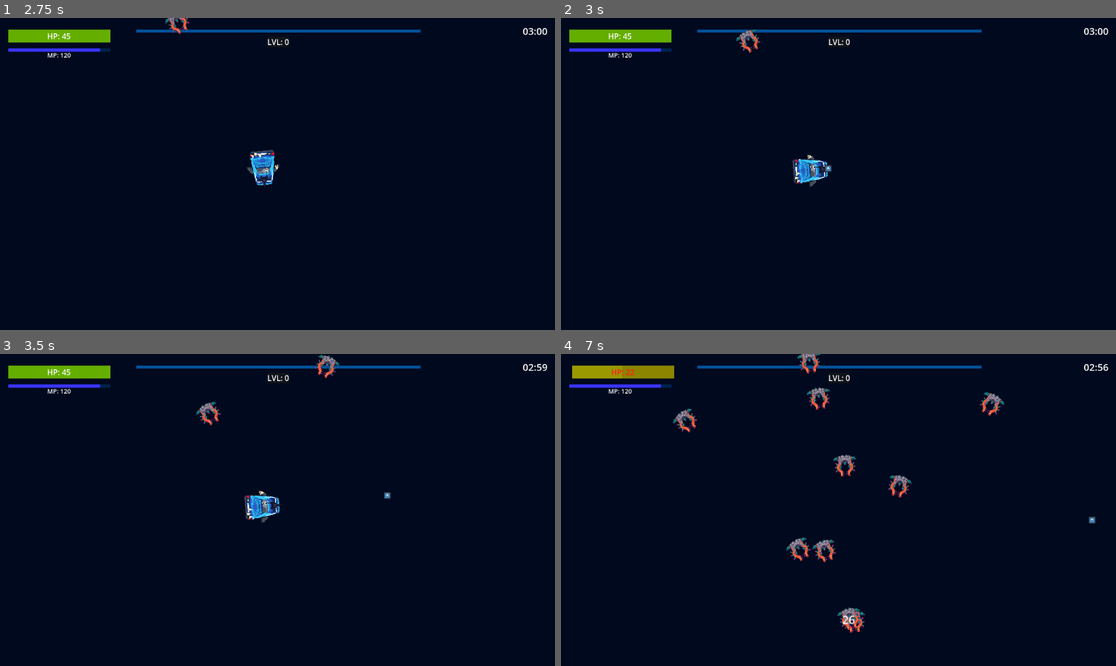
Above: before the commit, frames 1-4 (two rows, left to right).
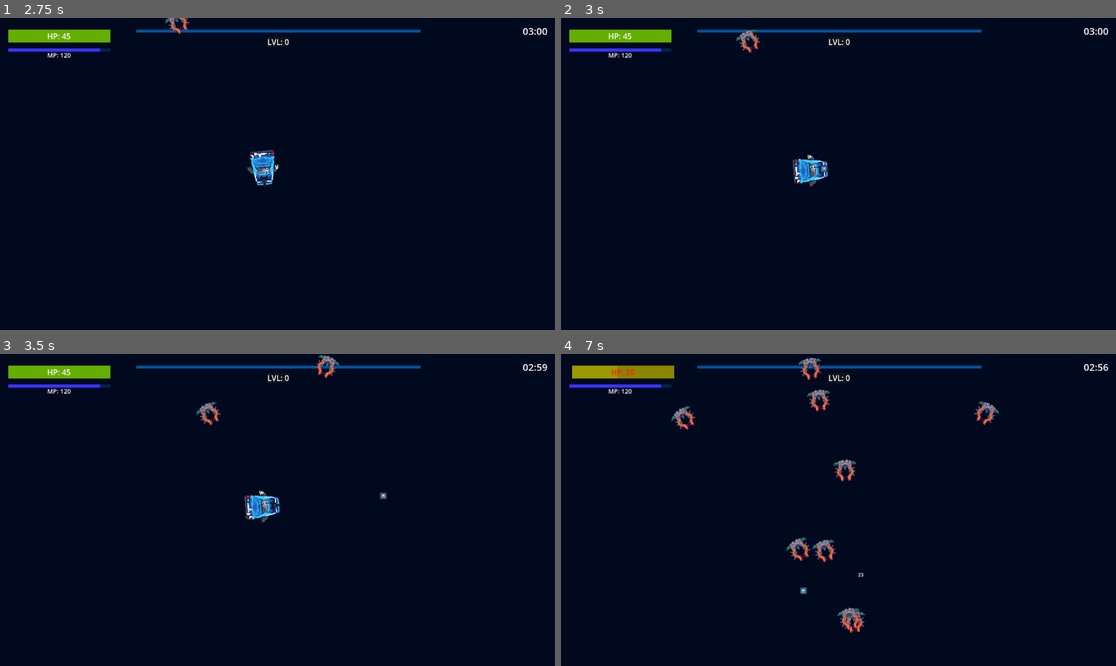
Above: after the commit, the same moments.

Repository: bkerz/VoidShips
Game: Godot game, scene res://Scenes/GUI_UI/MainUI/mainMenu.tscn
Same seed, same stepped clock (60 frames per second), same inputs: the game is played once before the commit and once after it. The engine's default icon, where the game draws it, is replaced by a stand-in: a white triangle on a blue panel in a dark square.
Inputs (mouse positions are in pixels of both pictures, inside the frame that each line leads up to):
- Up to frame 1 (2.75 s): click "Jugar" at 0.5 s; click "Max (Melee)" at 1.25 s; click "Ir al Mundo" at 2 s
- Up to frame 2 (3 s): tap Enter at 2.75 s; move the mouse to (960, 158) at 2.77 s; tap A (A) at 2.85 s; click (960, 158) at 2.92 s
- Up to frame 3 (3.5 s): tap D (D) at 3.05 s
- Up to frame 4 (7 s): move the mouse to (727, 525) at 3.52 s; tap D (D) at 3.6, 6.05, 6.6 s; click (727, 525) at 3.67 s; tap S (S) at 3.8, 4.35, 6.8 s; move the mouse to (894, 441) at 4.27 s; press the mouse at (894, 441) at 4.28 s; move the mouse to (810, 572) at 5.02 s; release the mouse at (810, 572) at 5.03 s; click (810, 572) at 5.1 s; tap A (A) at 5.3, 5.85 s; move the mouse to (1005, 556) at 5.77 s; click (1005, 556) at 5.92 s; move the mouse to (672, 463) at 6.52 s; click (672, 463) at 6.67 s

Frame 1 is identical in both runs. In frame 2, less than 0.1% of the frame differs, in the area x 46-49%, y 46-50%; in frame 3, less than 0.1%; in frame 4, 1.3%, in the area x 12-97%, y 0-87%.

Commit message:
Cree un sistema de hold_Shoot

Diff:
--- a/Scenes/Players/Max´s/MaxPlayerScript.gd
+++ b/Scenes/Players/Max´s/MaxPlayerScript.gd
@@ -14,6 +14,8 @@
 var speed = 400
 
 #Variables Booleans
+var holdLeftClick= false
+var coolDownLeftClick= false
 var activateKnockBack= false
 var posibleKnockBack= true
 
@@ -25,9 +27,15 @@
 #Detecta si se esta moviendo usando W/A/S/D como referencia
 func _input(event):
 	var input_direction = Input.get_vector("A","D","W","S")
+
+	#Detecta si se clickeo el boton izquierdo del mouse
 	if event is InputEventMouseButton and event.is_action_pressed("ui_Mouse_Left"):
-		get_tree().call_group("hudButtonsDetectNormalAttack","reflex")
-		shootBullet()
+		#si es asi, activa la vandera de que se esta manteniendo
+		holdLeftClick= true
+	if event is InputEventMouseButton and event.is_action_released("ui_Mouse_Left"):
+		#si se desclickea el boton izquierdo, baja esa bandera para indicar que
+		#dejo de mantenerse
+		holdLeftClick= false
 	#Le paso la posicion del player
 	GLOBALMANAGER.posicionGlobalPersonaje = global_position
 	velocity = input_direction * speed
@@ -36,6 +44,14 @@
 	rotarNavePuntero()
 	$areaDeAtaqueRange.look_at(get_global_mouse_position())
 	_input(input_event)
+	#detecta si se mantiene el click izquierdo y si el cooldown de disparo se
+	#terminó
+	if holdLeftClick == true and coolDownLeftClick == false:
+		shootBullet()
+		#se activa del cooldown indicando que se esta enfriando para el siguiente
+		#disparo
+		coolDownLeftClick= true
+		$coolDownLeftClick.start()
 	if activateKnockBack== true and posibleKnockBack== true:
 		aplicate_KnockBack()
 	else:
@@ -62,6 +78,9 @@
 	bulletInstance.minDamage= ataqueMinimo
 	bulletInstance.position= $".".position
 	get_parent().add_child(bulletInstance)
+func _on_cool_down_left_click_timeout():
+	#Termina el cooldown de el disparo
+	coolDownLeftClick= false
 
 #Le doy al personaje un KCOKBACK del enemigo
 func knockBackTake(enemyPosition):
--- a/Scenes/Players/Max´s/max_player.tscn
+++ b/Scenes/Players/Max´s/max_player.tscn
@@ -97,5 +97,10 @@
 wait_time = 0.3
 one_shot = true
 
+[node name="coolDownLeftClick" type="Timer" parent="."]
+wait_time = 0.3
+one_shot = true
+
 [connection signal="timeout" from="invincivilityTimer" to="." method="_on_invincivility_timer_timeout"]
 [connection signal="timeout" from="knockBackDuration" to="." method="_on_knock_back_duration_timeout"]
+[connection signal="timeout" from="coolDownLeftClick" to="." method="_on_cool_down_left_click_timeout"]
